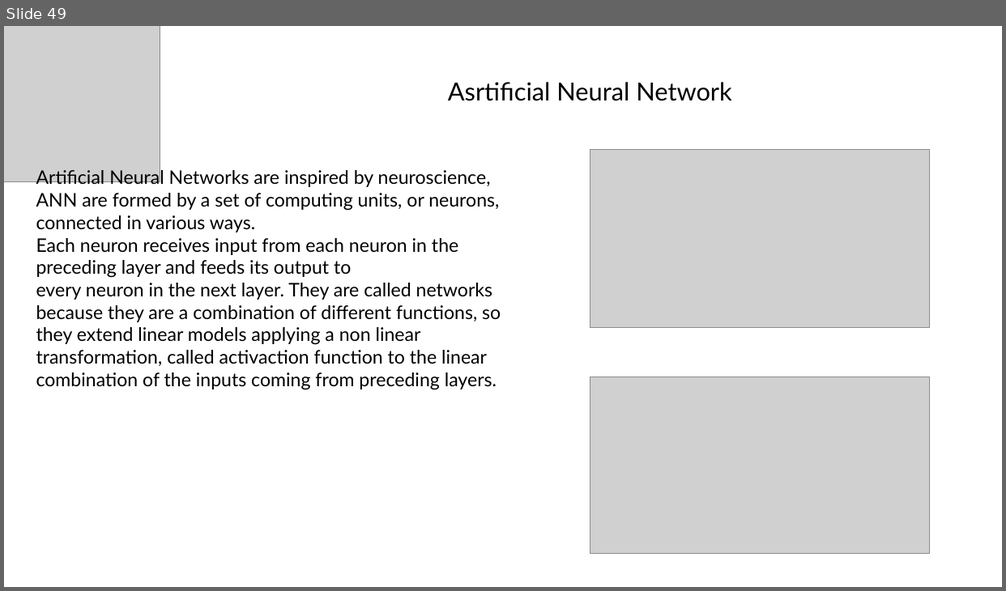
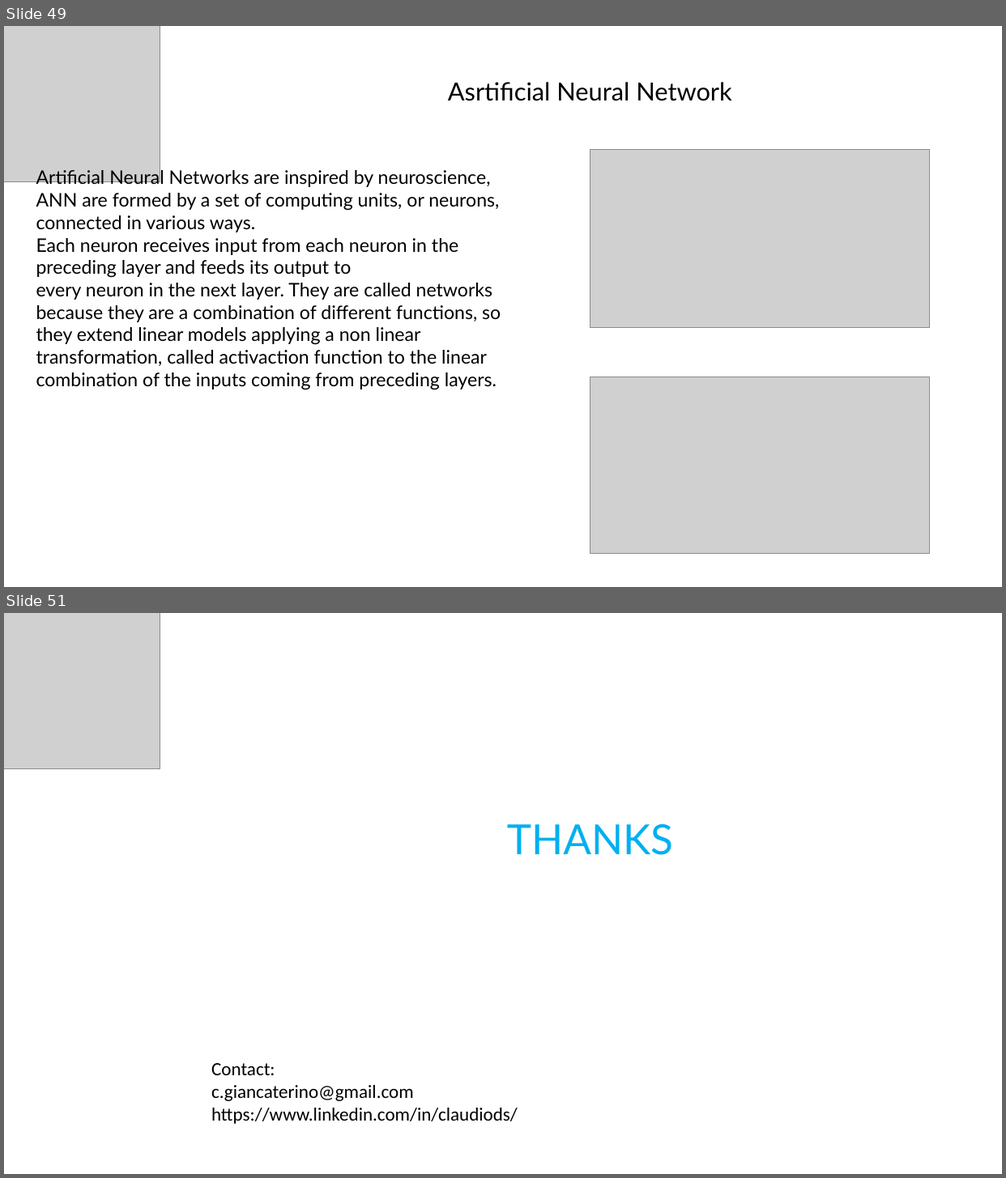
Before and after one commit to claudio1975/SDS2020, a slide deck: EEDA_Presentation.pptx. Shown one above the other, each under a label of ours: slide 49 before the commit, slides 49 and 51 after it; the slides between them are not shown. The pictures are 1006x591 and 1006x1178 pixels, drawn with LibreOffice and Linux fonts; fonts in the diff are those of the drawing; grey boxes stand for pictures. Boxes give left, top, right and bottom in pixels: in the first picture for what was removed or moved away, otherwise in the second. Text is boxed around its words. In the diff, an @@ line names an element or a change of style, - is before the commit and + after.

```diff
--- a/EEDA_Presentation.pptx
+++ b/EEDA_Presentation.pptx
@@ slide 51 added at (x1=4, y1=613, x2=1002, y2=1174), background #FFFFFF @@
@@ picture added at (x1=4, y1=613, x2=160, y2=769) @@
@@ text added at (x1=211, y1=824, x2=673, y2=1124), 18 pt, text #000000 @@
+THANKS
+Contact:
+c.giancaterino@gmail.com
+https://www.linkedin.com/in/claudiods/
```
Also in this commit, not shown: 1 slide changed.
